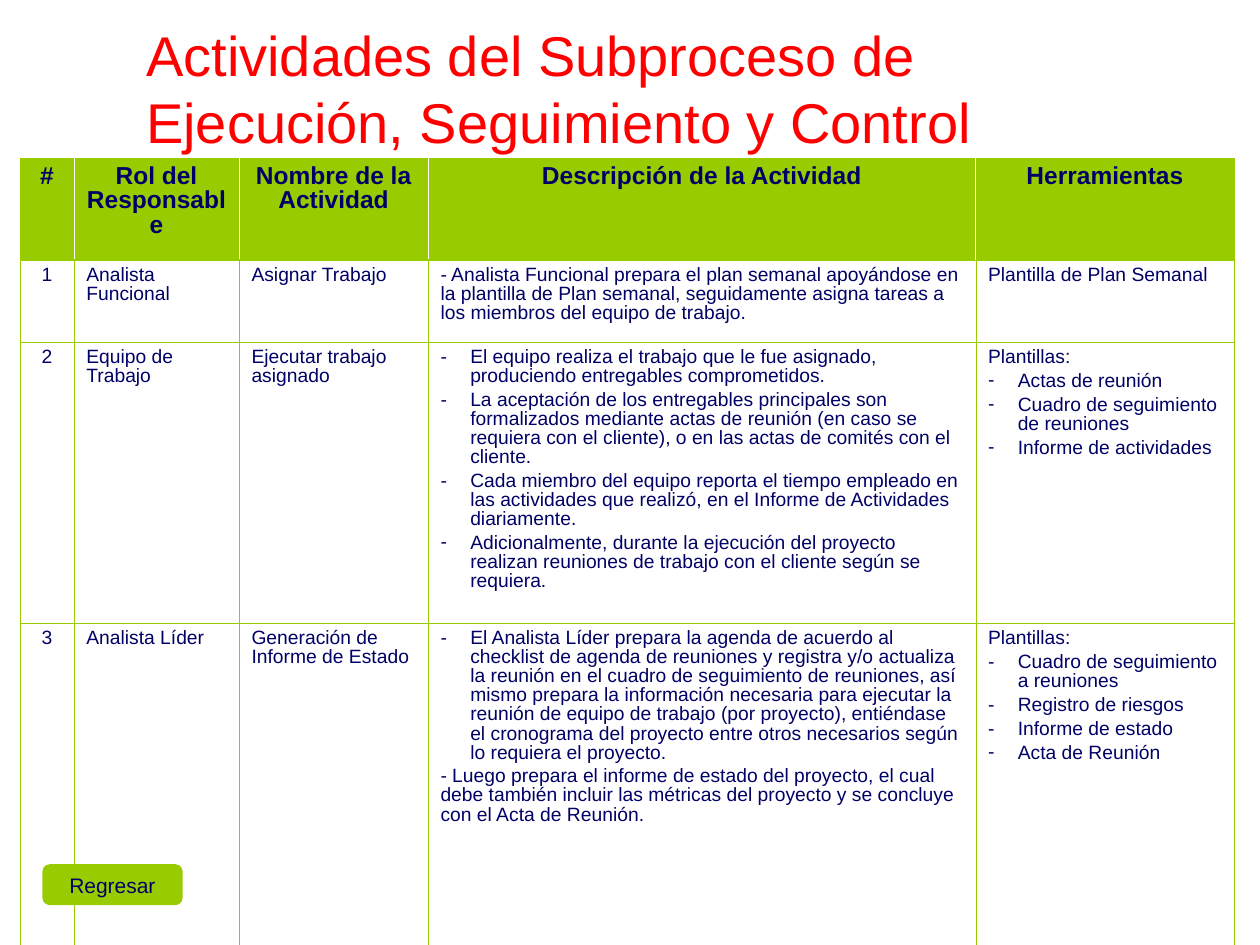
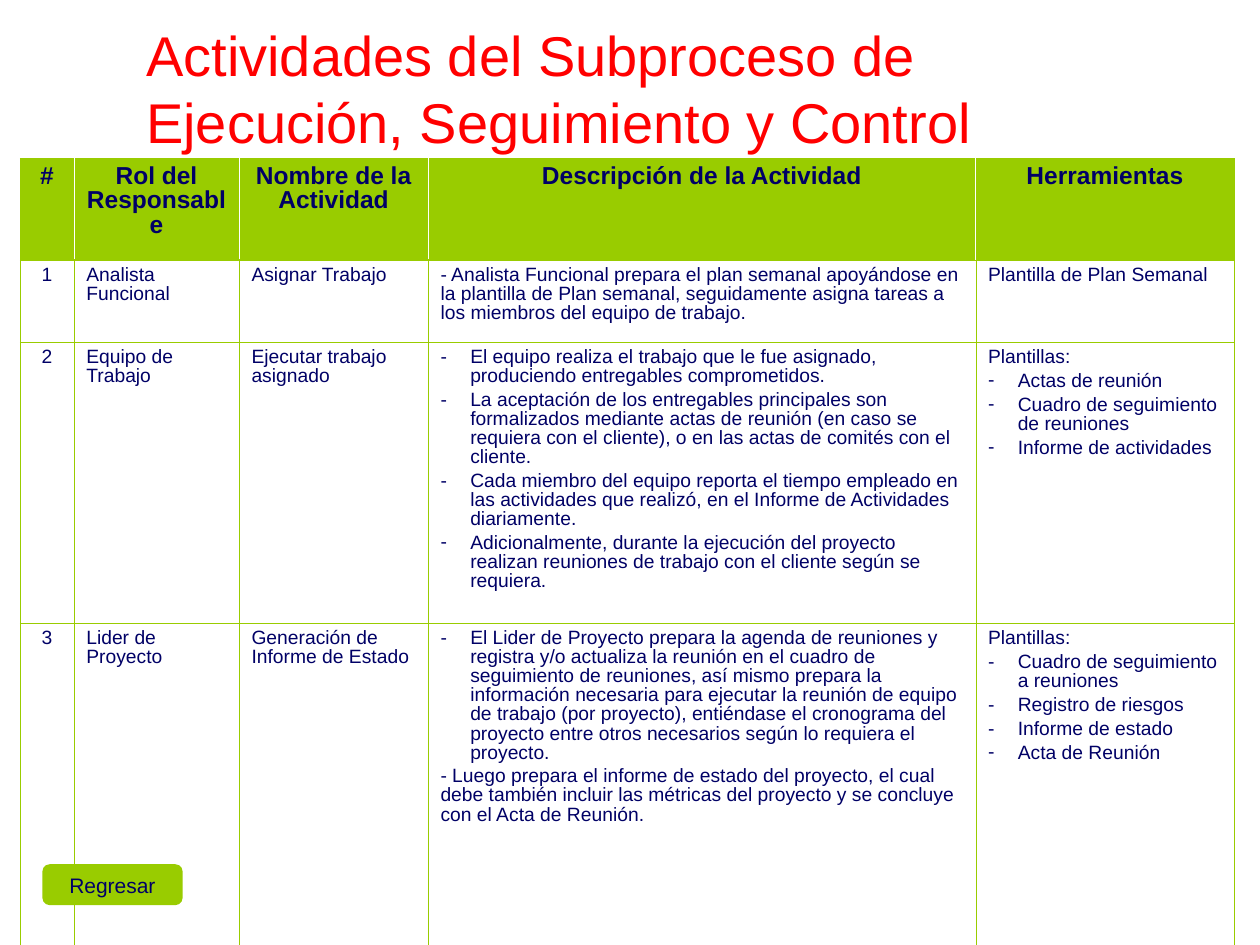
Before and after one commit to cjbensan/sistema-facturacion-inventario, a slide deck: slide 24 of CMMI-Nivel-2/PP-PMC/PGPRO_0.1_2015.ppt (slide 23 before the commit). Drawn at 1260x945 pixels with LibreOffice and Linux fonts; fonts in the diff are those of the drawing; background and template pictures are left out. Boxes give left, top, right and bottom in pixels: in the first picture for what was removed or moved away, otherwise in the second. Text is boxed around its words. In the diff, an @@ line names an element or a change of style, - is before the commit and + after.

```diff
--- a/CMMI-Nivel-2/PP-PMC/PGPRO_0.1_2015.ppt
+++ b/CMMI-Nivel-2/PP-PMC/PGPRO_0.1_2015.ppt
@@ table at <box>20,159,1235,945</box> @@
-row 4, column 2: Analista Líder
+row 4, column 2: Lider de Proyecto
-row 4, column 4: El Analista Líder prepara la agenda de acuerdo al checklist de agenda de reuniones y registra y/o actualiza la reunión en el cuadro de seguimiento de reuniones, así mismo prepara la información necesaria para ejecutar la reunión de equipo de trabajo (por proyecto), entiéndase el cronograma del proyecto entre otros necesarios según lo requiera el proyecto. / - Luego prepara el informe de estado del proyecto, el cual debe también incluir las métricas del proyecto y se concluye con el Acta de Reunión.
+row 4, column 4: El Lider de Proyecto prepara la agenda de reuniones y registra y/o actualiza la reunión en el cuadro de seguimiento de reuniones, así mismo prepara la información necesaria para ejecutar la reunión de equipo de trabajo (por proyecto), entiéndase el cronograma del proyecto entre otros necesarios según lo requiera el proyecto. / - Luego prepara el informe de estado del proyecto, el cual debe también incluir las métricas del proyecto y se concluye con el Acta de Reunión.
```
Also in this commit, not shown: 18 other slides changed, 1 slide added, 1 slide removed.
